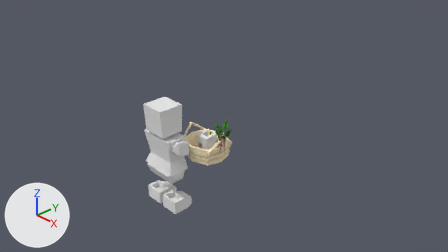
One commit to the Blender file crops/crops/crops.blend: the scene before it, then after it.
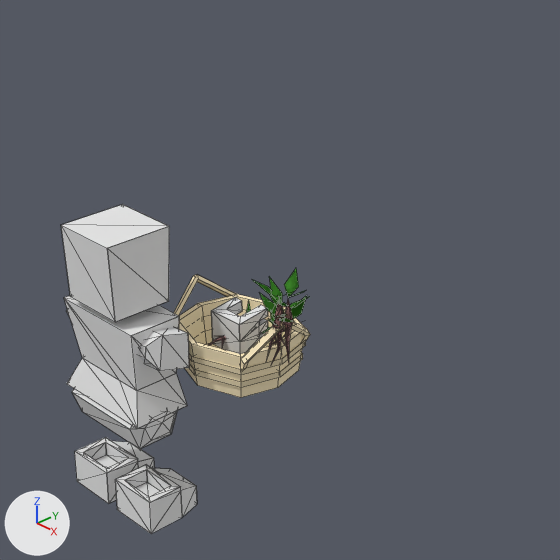
Old and new are each drawn from the file's camera 'Camera' and again close up on the part from 27% to 72% of the width and 9% to 89% of the height. Every picture has the same lights, and +X, +Y and +Z are marked at lower left. The close-ups show mesh edges as thin lines.

Objects in the first close-up: 'basket', 'player_base_Mesh.042', 'weed', 'weed0', 'weed1'.
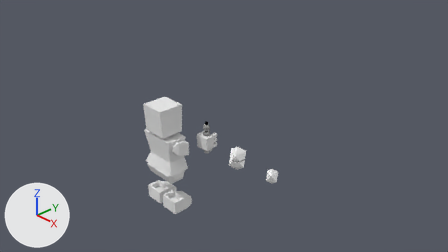
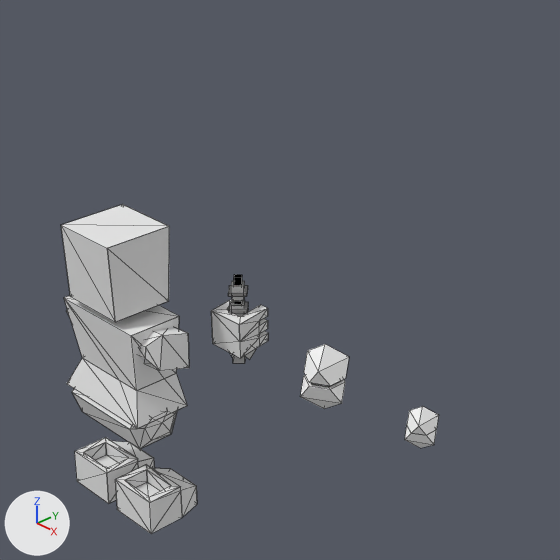
Pixel boxes (x1, y1, x2, y2) of what changed, in the close-ups (560 x 560 px):
'basket', hidden: before (174, 275, 310, 398)
'scrunkly_open', added: after (300, 344, 349, 409)
    faces in mat_white_1 (white #ffffff): (300, 344, 349, 409)
'scrunkly_small', added: after (405, 407, 439, 448)
'weed1', hidden: before (253, 269, 307, 363)
'key_stick', added: after (228, 274, 248, 316)
    faces in mat_gray50 (grey #bcbcbc): (231, 281, 245, 315)
    faces in mat_gray25 (grey #898989): (228, 285, 248, 316)
'weed0', hidden: before (266, 277, 308, 363)
'key_base', added: after (230, 349, 256, 363)
    faces in mat_gray50 (grey #bcbcbc): (233, 349, 256, 363)
'weed', hidden: before (208, 301, 270, 346)

The change, as a diff of the scene's bpy script:
```diff
--- a/crops/crops/crops.blend.py
+++ b/crops/crops/crops.blend.py
@@ mat_white_1 @@
+mat_white_1 = diffuse_material('White')
+mat_white_1.base_color = (1.0, 1.0, 1.0)  # white #ffffff
@@ mat_gray25 @@
+mat_gray25 = diffuse_material('gray25')
+mat_gray25.base_color = (0.25, 0.25, 0.25)  # grey #898989
@@ mat_gray50 @@
+mat_gray50 = diffuse_material('gray50')
+mat_gray50.base_color = (0.5, 0.5, 0.5)  # grey #bcbcbc
@@ me_cube_430 @@
+me_cube_430.from_pydata(...)  # 40 vertices, 36 faces; spans x -0.126..0.126, y -0.109..0.109, z -0.178..0.178
+# faces by material slot: [18, 18]
+me_cube_430.materials.append(mat_gray25)  # grey #898989
+me_cube_430.materials.append(mat_white_1)  # white #ffffff
@@ me_cube_432 @@
+me_cube_432.from_pydata(...)  # 48 vertices, 46 faces; spans x -0.192..0.193, y -0.167..0.167, z -0.29..0.289
+# faces by material slot: [20, 20, 6]
+me_cube_432.materials.append(mat_gray25)  # grey #898989
+me_cube_432.materials.append(mat_white_1)  # white #ffffff
+me_cube_432.materials.append(mat_gray50)  # grey #bcbcbc
@@ me_cube_435 @@
+me_cube_435.from_pydata(...)  # 48 vertices, 36 faces; spans x -0.106..0.106, y -0.106..0.106, z 0.0..0.51
+# faces by material slot: [18, 6, 12]
+me_cube_435.materials.append(mat_gray25)  # grey #898989
+me_cube_435.materials.append(mat_black)  # black #000000
+me_cube_435.materials.append(mat_gray50)  # grey #bcbcbc
@@ me_cube_434 @@
+me_cube_434.from_pydata(...)  # 32 vertices, 24 faces; spans x -0.132..0.133, y -0.088..0.088, z -0.265..0.0
+# faces by material slot: [6, 6, 12]
+me_cube_434.materials.append(mat_black)  # black #000000
+me_cube_434.materials.append(mat_white_1)  # white #ffffff
+me_cube_434.materials.append(mat_gray50)  # grey #bcbcbc
@@ ob_basket @@
 ob_basket.location = (0.0, 0.0, 0.0)
+ob_basket.hide_set(True)  # its collection is switched off
@@ ob_weed1 @@
 ob_weed1.location = (0.0, 0.0, 0.0)
+ob_weed1.hide_set(True)  # its collection is switched off
@@ ob_weed0 @@
 ob_weed0.location = (0.0, 0.0, 0.0)
+ob_weed0.hide_set(True)  # its collection is switched off
@@ ob_weed @@
 ob_weed.location = (0.0, 0.0, 0.0)
+ob_weed.hide_set(True)  # its collection is switched off
@@ ob_scrunkly_small @@
+ob_scrunkly_small = bpy.data.objects.new('scrunkly_small', me_cube_430)
+ob_scrunkly_small.location = (2.0, 0.0, 0.0)
@@ ob_scrunkly_open @@
+ob_scrunkly_open = bpy.data.objects.new('scrunkly_open', me_cube_432)
+ob_scrunkly_open.location = (1.0, 0.0, 0.0)
@@ ob_key_stick @@
+ob_key_stick = bpy.data.objects.new('key_stick', me_cube_435)
+ob_key_stick.location = (0.0, 0.0, 0.0)
@@ ob_key_base @@
+ob_key_base = bpy.data.objects.new('key_base', me_cube_434)
+ob_key_base.location = (0.0, 0.0, 0.0)
```
